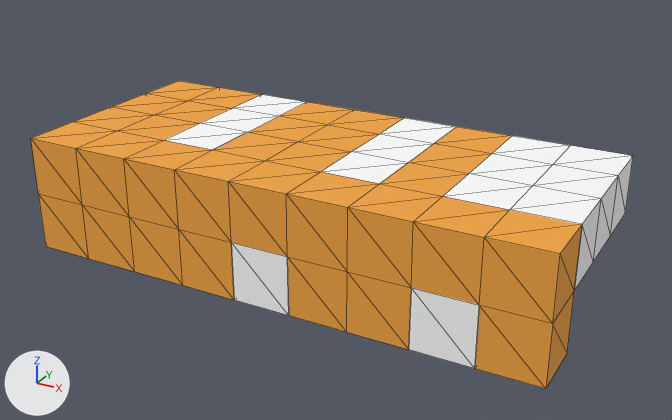
An edit to the glTF model assets/models/skins/voxel/awning.glb, drawn before and after from the same camera.
Both versions are drawn from a camera (50 mm lens) standing at (3.54, -6.98, 3.58) and looking at (0.14, -0.8, 0.49). The axes (+X, +Y, +Z) are drawn at lower left. The lights are the same throughout. The older version comes first. Mesh edges are drawn as thin lines. Where no turn or scale is listed for an object, it has been applied to the vertices.

In view in the first picture: 'awning_awning', 'awning_white'.
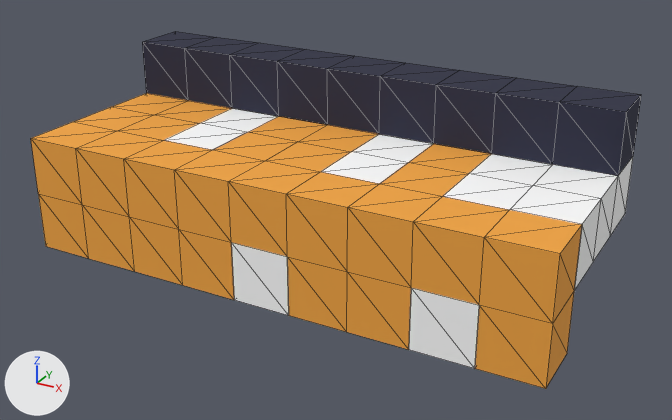
The newer file is also turned or shifted as a whole; pictures and numbers use the older file's frame.

Where the change shows, as pixel boxes (x1, y1, x2, y2) in the pictures (672 x 420 px):
'awning_awning', reshaped
    before: (31, 81, 582, 389)
    after: (31, 93, 582, 389)
'awning_black', added
    after: (142, 31, 641, 176)
'awning_white', reshaped
    before: (165, 95, 633, 368)
    after: (165, 108, 633, 368)
part 1 of me_awning_awning, deleted (orange)
    before: (148, 81, 262, 108)
part 2 of me_awning_awning, deleted (orange)
    before: (279, 102, 511, 154)
part 3 of me_awning_white, deleted
    before: (380, 118, 633, 176)
part 4 of me_awning_white, deleted
    before: (234, 95, 306, 116)

Edits to the bpy script that builds the scene:
```text
Add mat_black:
    mat_black = principled_material('black')
    mat_black.base_color = (0.0242, 0.0262, 0.0545)  # dark blue #2b2d42
    mat_black.roughness = 1.0
Change me_awning_awning:
    used by ob_awning_awning; location = (0.0, 0.0, 0.0)
    verts and faces of me_awning_awning; kept vertices keep their numbers, new ones are numbered from 108
    before: 14 (-2.25, -0.25, 1.0) at pixel (146, 93), 16 (-2.25, 0.25, 1.0) at pixel (178, 80), 20 (-1.75, 0.25, 1.0) at pixel (219, 87), 24 (-1.25, 0.25, 1.0) at pixel (262, 94), 74 (-1.75, -0.25, 1.0) at pixel (188, 100)
    before: 77 (-1.25, -0.25, 1.0) at pixel (232, 108)
    before: 30 (-0.75, 0.25, 1.0) at pixel (307, 101), 31 (-0.25, 0.25, 1.0) at pixel (354, 109), 34 (0.25, 0.25, 1.0) at pixel (404, 117), 42 (0.75, 0.25, 1.0) at pixel (456, 126), 43 (1.25, 0.25, 1.0) at pixel (512, 135)
    before: 82 (-0.25, -0.25, 1.0) at pixel (327, 124), 83 (-0.75, -0.25, 1.0) at pixel (278, 116), 86 (0.25, -0.25, 1.0) at pixel (379, 134), 91 (1.25, -0.25, 1.0) at pixel (491, 153), 92 (0.75, -0.25, 1.0) at pixel (433, 143)
    remove me_awning_awning.from_pydata(...)  # 108 vertices, 162 faces; spans x -2.25..2.25, y -1.75..0.25, z 0.0..1.0
    add me_awning_awning.from_pydata(...)  # 108 vertices, 152 faces; spans x -2.25..2.25, y -1.75..0.25, z 0.0..1.0
    me_awning_awning part 1
    add delete_faces([(14, 20, 16), (14, 74, 20), (20, 74, 24), (24, 74, 77)])
    me_awning_awning part 2
    add delete_faces([(30, 83, 31), (31, 83, 82), (31, 82, 34), (34, 82, 86), (42, 92, 43), (43, 92, 91)])
Change me_awning_white:
    used by ob_awning_white; location = (0.0, 0.0, 0.0)
    verts and faces of me_awning_white; kept vertices keep their numbers, new ones are numbered from 69
    before: 5 (2.25, -0.25, 1.0) at pixel (618, 175), 7 (2.25, 0.25, 1.0) at pixel (633, 155), 16 (0.25, 0.25, 1.0) at pixel (404, 117), 17 (0.75, 0.25, 1.0) at pixel (456, 126), 24 (1.25, 0.25, 1.0) at pixel (512, 135)
    before: 25 (1.75, 0.25, 1.0) at pixel (570, 145), 46 (0.75, -0.25, 1.0) at pixel (433, 143), 47 (0.25, -0.25, 1.0) at pixel (379, 134), 52 (1.75, -0.25, 1.0) at pixel (552, 164), 53 (1.25, -0.25, 1.0) at pixel (491, 153)
    before: 8 (-1.25, 0.25, 1.0) at pixel (262, 94), 9 (-0.75, 0.25, 1.0) at pixel (307, 101), 40 (-0.75, -0.25, 1.0) at pixel (278, 116), 41 (-1.25, -0.25, 1.0) at pixel (232, 108)
    remove me_awning_white.from_pydata(...)  # 69 vertices, 74 faces; spans x -1.25..2.25, y -1.75..0.25, z 0.0..1.0
    add me_awning_white.from_pydata(...)  # 69 vertices, 66 faces; spans x -1.25..2.25, y -1.75..0.25, z 0.0..1.0
    me_awning_white part 3
    add delete_faces([(16, 47, 17), (17, 47, 46), (24, 53, 25), (25, 53, 52), (7, 25, 52), (5, 7, 52)])
    me_awning_white part 4
    add delete_faces([(8, 41, 9), (9, 41, 40)])
Add me_awning_black:
    me_awning_black.from_pydata(...)  # 40 vertices, 58 faces; spans x -2.26..2.24, y -0.27..0.23, z 1.0..1.5
    me_awning_black.materials.append(mat_black)  # dark blue #2b2d42
Add ob_awning_black:
    ob_awning_black = bpy.data.objects.new('awning_black', me_awning_black)
    ob_awning_black.location = (0.013, 0.017, 0.0)
```
